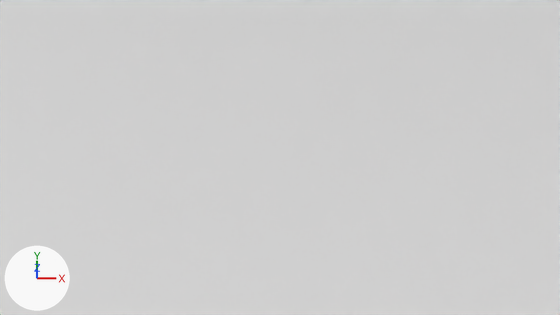
The Blender file fringe_projection.blend as it was, and as the next commit left it.
One viewpoint serves both versions: the file's camera 'Camera_'. The lights are fixed; the arrows at lower left show +X, +Y and +Z. The older version comes first.

Script lines for the objects in view, before the commit:
```python
me_cube_004 = bpy.data.meshes.new('Cube.004')
me_cube_004.from_pydata([(-1.5, -1.5, -1.5), (-1.5, 1.5, -1.5), (-1.5, 1.5, 1.5), (1.5, -1.5, -1.5), (1.5, -1.5, 1.5), (1.5, 1.5, -1.5), (1.5, 1.5, 1.5)], [], [(1, 5, 6, 2), (5, 3, 4, 6), (1, 0, 3, 5)])
me_cube_004.materials.append(mat_stagematerial_001)  # light grey #e1e1e1
me_sphere_001 = bpy.data.meshes.new('Sphere.001')
me_sphere_001.from_pydata(...)  # a UV sphere (32 segments, 16 rings, poles along z) spanning x -0.125..0.125, y -0.125..0.125, z -0.125..0.125
me_sphere_001.materials.append(mat_diffusematerial_001)  # red #da0000
ob_sphere = bpy.data.objects.new('Sphere', me_sphere_001)
ob_sphere.location = (10.5, 0.5, 0.125)
ob_sphere.hide_render = True
ob_stage = bpy.data.objects.new('Stage', me_cube_004)
ob_stage.location = (10.0, 0.0, 1.5)
```
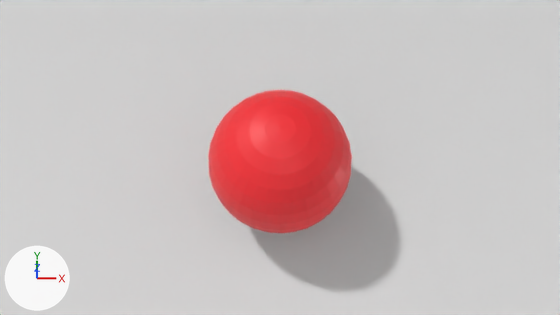
The edits, one by one:
me_sphere_001 has 482 vertices, 512 faces and spans x -0.125..0.125, y -0.125..0.125, z -0.125..0.125.
me_sphere_001 no longer uses material mat_diffusematerial_001 (red #da0000).
me_sphere_001 gains material mat_applematerial_001 (red #ff2e36).
Object 'Sphere' (ob_sphere) is now shown.

Location of each change, (x1, y1, x2, y2) in pixels of the pictures (560 x 315 px):
'Sphere', shown (red)
    after: (208, 90, 352, 233)
